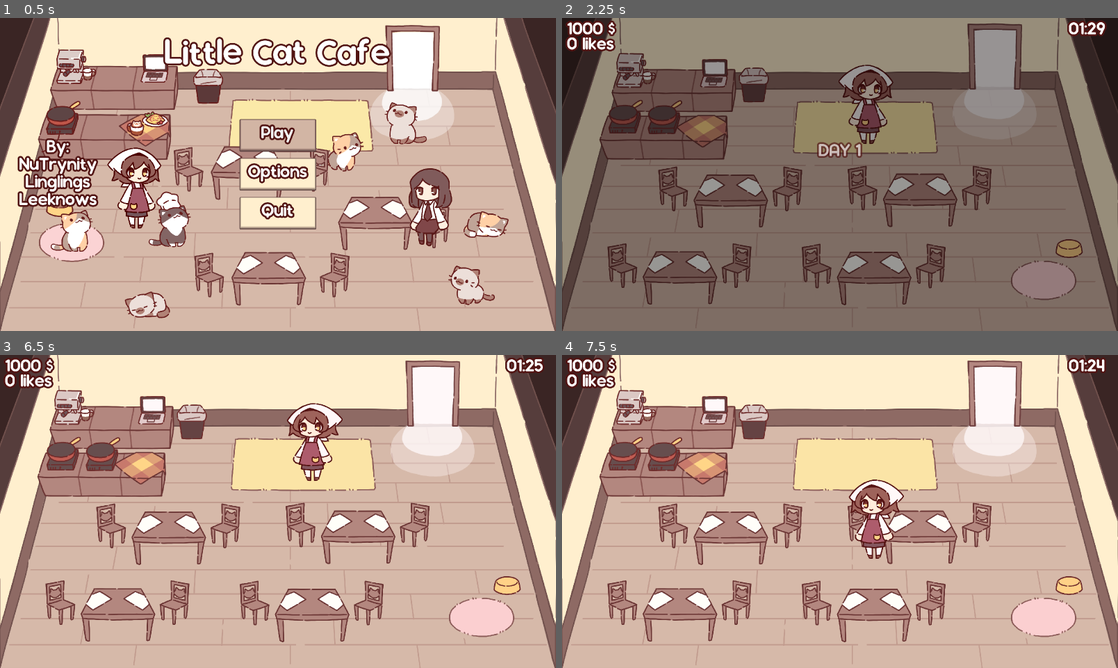
Above: before the commit, frames 1-4 (two rows, left to right).
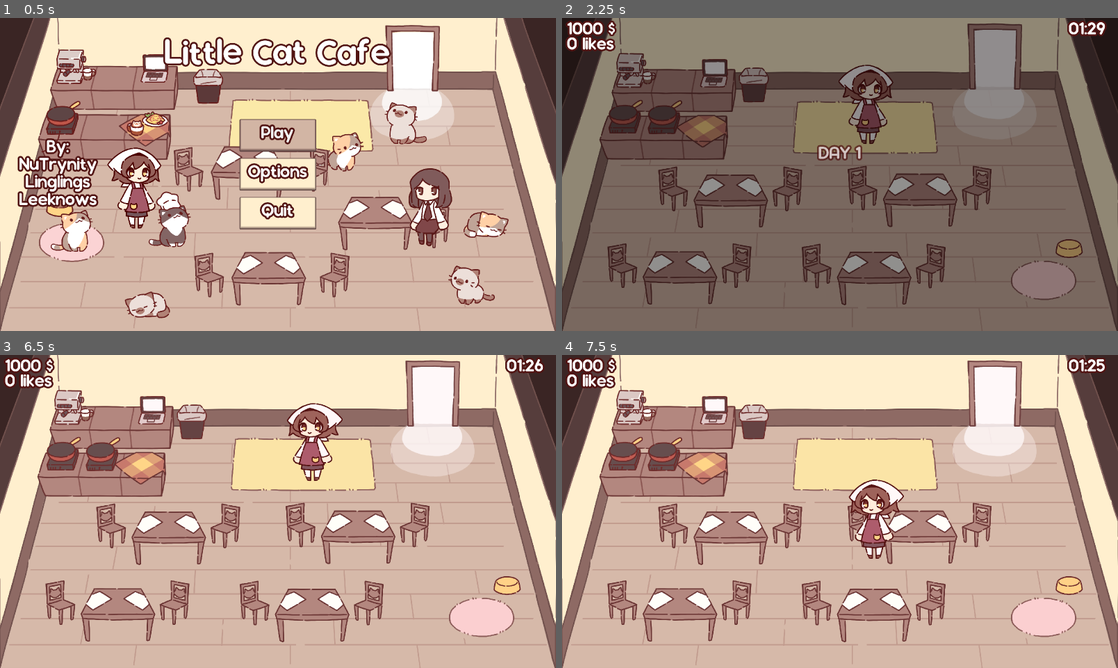
Above: after the commit, the same moments.

Repository: NuTrynity/Little-Cat-Cafe
Game: Godot game, scene res://Nodes/UI/main_menu.tscn
Two runs of this game, one before a commit and one after it. Both use one fixed random seed, a clock stepped at 60 frames per second and the inputs below.
Inputs (mouse positions are in pixels of both pictures, inside the frame that each line leads up to):
- Up to frame 1 (0.5 s): no input
- Up to frame 2 (2.25 s): click "Play" at 0.5 s; move the mouse to (962, 158) at 1.27 s; hold Right (move_right) 1.28-2 s; hold E (interact) 1.28-2 s; click (962, 158) at 1.42 s; drag from (728, 190) to (995, 89) at 2.02 s
- Up to frame 3 (6.5 s): move the mouse to (333, 442) at 2.77 s; hold Right (move_right) 2.78-3.5 s; hold E (interact) 2.78-3.5 s; drag from (250, 574) to (150, 426) at 3.52 s; move the mouse to (444, 558) at 4.27 s; hold A (move_left) 4.28-5 s; hold E (interact) 4.28-5 s; tap Escape (ui_cancel) at 4.9 s; drag from (111, 464) to (411, 549) at 5.02 s; click "Resume Game" at 5.75 s
- Up to frame 4 (7.5 s): move the mouse to (867, 511) at 6.52 s; hold S (move_down) 6.53-7.25 s; hold E (interact) 6.53-7.25 s; click (867, 511) at 6.67 s; drag from (756, 433) to (662, 477) at 7.27 s

Frame 1 is identical in both runs. In frame 2, 0.3% of the frame differs, in the area x 1-94%, y 1-46%; in frame 3, less than 0.1%; in frame 4, less than 0.1%.

Commit message:
added loading screen and multipliers for meals

Diff:
--- /dev/null
+++ b/Nodes/UI/loading_screen.tscn
@@ -0,0 +1,149 @@
+[gd_scene load_steps=8 format=3 uid="uid://doal8042ive20"]
+
+[ext_resource type="Script" path="res://Scripts/UIScripts/loading_screen.gd" id="1_tu4ba"]
+[ext_resource type="Theme" uid="uid://cre74qu5ppyhh" path="res://Assets/Theme/main_menu.tres" id="2_pdij5"]
+[ext_resource type="Texture2D" uid="uid://b5d7vfnc4n0oc" path="res://game_icon.png" id="3_ypv28"]
+
+[sub_resource type="StyleBoxFlat" id="StyleBoxFlat_abvd0"]
+bg_color = Color(0.360784, 1, 0.396078, 1)
+
+[sub_resource type="Animation" id="Animation_85oe6"]
+resource_name = "loading"
+loop_mode = 1
+tracks/0/type = "value"
+tracks/0/imported = false
+tracks/0/enabled = true
+tracks/0/path = NodePath("Cat:size")
+tracks/0/interp = 1
+tracks/0/loop_wrap = true
+tracks/0/keys = {
+"times": PackedFloat32Array(0),
+"transitions": PackedFloat32Array(1),
+"update": 0,
+"values": [Vector2(229, 155)]
+}
+tracks/1/type = "value"
+tracks/1/imported = false
+tracks/1/enabled = true
+tracks/1/path = NodePath("Cat:rotation")
+tracks/1/interp = 0
+tracks/1/loop_wrap = true
+tracks/1/keys = {
+"times": PackedFloat32Array(0, 0.5, 1),
+"transitions": PackedFloat32Array(1, 1, 1),
+"update": 0,
+"values": [-0.174533, 0.174533, -0.174533]
+}
+tracks/2/type = "value"
+tracks/2/imported = false
+tracks/2/enabled = true
+tracks/2/path = NodePath("Cat:position")
+tracks/2/interp = 1
+tracks/2/loop_wrap = true
+tracks/2/keys = {
+"times": PackedFloat32Array(0),
+"transitions": PackedFloat32Array(1),
+"update": 0,
+"values": [Vector2(2291, 1176)]
+}
+
+[sub_resource type="Animation" id="Animation_81n6n"]
+length = 0.001
+tracks/0/type = "value"
+tracks/0/imported = false
+tracks/0/enabled = true
+tracks/0/path = NodePath("Cat:size")
+tracks/0/interp = 1
+tracks/0/loop_wrap = true
+tracks/0/keys = {
+"times": PackedFloat32Array(0),
+"transitions": PackedFloat32Array(1),
+"update": 0,
+"values": [Vector2(229, 155)]
+}
+tracks/1/type = "value"
+tracks/1/imported = false
+tracks/1/enabled = true
+tracks/1/path = NodePath("Cat:rotation")
+tracks/1/interp = 1
+tracks/1/loop_wrap = true
+tracks/1/keys = {
+"times": PackedFloat32Array(0),
+"transitions": PackedFloat32Array(1),
+"update": 0,
+"values": [0.0]
+}
+tracks/2/type = "value"
+tracks/2/imported = false
+tracks/2/enabled = true
+tracks/2/path = NodePath("Cat:position")
+tracks/2/interp = 1
+tracks/2/loop_wrap = true
+tracks/2/keys = {
+"times": PackedFloat32Array(0),
+"transitions": PackedFloat32Array(1),
+"update": 0,
+"values": [Vector2(2291, 1176)]
+}
+
+[sub_resource type="AnimationLibrary" id="AnimationLibrary_oby3k"]
+_data = {
+"RESET": SubResource("Animation_81n6n"),
+"loading": SubResource("Animation_85oe6")
+}
+
+[node name="LoadingScreen" type="Control"]
+layout_mode = 3
+anchors_preset = 15
+anchor_right = 1.0
+anchor_bottom = 1.0
+grow_horizontal = 2
+grow_vertical = 2
+script = ExtResource("1_tu4ba")
+
+[node name="Background" type="ColorRect" parent="."]
+layout_mode = 1
+anchors_preset = 15
+anchor_right = 1.0
+anchor_bottom = 1.0
+grow_horizontal = 2
+grow_vertical = 2
+color = Color(0, 0, 0, 1)
+
+[node name="ProgressBar" type="ProgressBar" parent="."]
+layout_mode = 1
+anchors_preset = 12
+anchor_top = 1.0
+anchor_right = 1.0
+anchor_bottom = 1.0
+offset_top = -69.0
+grow_horizontal = 2
+grow_vertical = 0
+pivot_offset = Vector2(2799, 371)
+theme = ExtResource("2_pdij5")
+theme_override_colors/font_outline_color = Color(0.317647, 0.0784314, 0.0745098, 1)
+theme_override_constants/outline_size = 32
+theme_override_styles/fill = SubResource("StyleBoxFlat_abvd0")
+value = 50.0
+
+[node name="Cat" type="TextureRect" parent="."]
+layout_mode = 1
+anchors_preset = 3
+anchor_left = 1.0
+anchor_top = 1.0
+anchor_right = 1.0
+anchor_bottom = 1.0
+offset_left = -269.0
+offset_top = -264.0
+offset_right = -40.0
+offset_bottom = -109.0
+grow_horizontal = 0
+grow_vertical = 0
+pivot_offset = Vector2(114, 77)
+texture = ExtResource("3_ypv28")
+
+[node name="AnimationPlayer" type="AnimationPlayer" parent="."]
+libraries = {
+"": SubResource("AnimationLibrary_oby3k")
+}
+autoplay = "loading"
--- a/Scripts/CharacterScripts/NPC.gd
+++ b/Scripts/CharacterScripts/NPC.gd
@@ -19,7 +19,6 @@
 @onready var aiMvt := $AiMovement as NpcAiMovement
 @onready var meal_price_label = preload("res://Nodes/UI/meal_price_on_buy.tscn")
 
-var multiplier : int
 var meal_i_want : int
 var can_be_interacted : bool = false
 var is_leaving : bool = false
@@ -183,19 +182,15 @@
 
 func spawn_label():
 	var price_label = meal_price_label.instantiate()
-	price_label.price = str(GlobalScript.meal_types[meal_i_want]["price"] * multiplier)
+	price_label.price = str(GlobalScript.meal_types[meal_i_want]["price"] * multiply_meal_price())
 	price_label.position = global_position
 	price_label.position.y -= 360 #just on her head
 	price_label.position.x -= price_label.size.x / 2
 	get_parent().add_child(price_label)
 
 func multiply_meal_price():
-	if patience_bar.value >= 75:
-		multiplier = 4
-	elif patience_bar.value >= 50:
-		multiplier = 2
-	else:
-		multiplier = 1
+	var multipier : float = (patience * 1.1) / 100
+	return multipier
 
 func grab_meal(meal):
 	var sit_area = aiMvt.target as SitArea
@@ -217,10 +212,9 @@
 	eat_timer.start()
 	interact_area.monitoring = false
 
-	multiply_meal_price()
 	spawn_label()
 	GlobalScript.inventory[meal_i_want]["count"] -= 1
-	GlobalScript.cash_on_hand += GlobalScript.meal_types[meal_i_want]["price"] * multiplier
+	GlobalScript.cash_on_hand += GlobalScript.meal_types[meal_i_want]["price"] * multiply_meal_price()
 	player_resources.adjust_rating(player_resources.rating_increase_amt, patience_bar)
 
 '''
--- a/Scripts/ObjectScripts/door.gd
+++ b/Scripts/ObjectScripts/door.gd
@@ -28,7 +28,6 @@
 	if min_time >= 1:
 		min_time -= 0.1
 		max_time -= 0.1
-		print("min_time: ", min_time, "max_time", max_time)
 	else:
 		difficulty_timer.stop()
 
@@ -40,7 +39,7 @@
 
 	add_child(difficulty_timer)
 	difficulty_timer.one_shot = false
-	difficulty_timer.wait_time = 5
+	difficulty_timer.wait_time = 3
 	difficulty_timer.connect("timeout", decreases_randomizer)
 	difficulty_timer.start()
 
--- /dev/null
+++ b/Scripts/UIScripts/loading_screen.gd
@@ -0,0 +1,16 @@
+extends Control
+
+var progress = []
+var scene_name
+var scene_load_status = 0
+
+func _ready():
+	scene_name = "res://scene_0.tscn"
+	ResourceLoader.load_threaded_request(scene_name)
+
+func _process(delta):
+	scene_load_status = ResourceLoader.load_threaded_get_status(scene_name, progress)
+	$ProgressBar.value = floor(progress[0] * 100)
+	if scene_load_status == ResourceLoader.THREAD_LOAD_LOADED:
+		var new_scene = ResourceLoader.load_threaded_get(scene_name)
+		get_tree().change_scene_to_packed(new_scene)
--- a/Scripts/UIScripts/main_menu.gd
+++ b/Scripts/UIScripts/main_menu.gd
@@ -16,7 +16,8 @@
 	$CenterContainer/Buttons.show()
 
 func _on_play_pressed():
-	get_tree().change_scene_to_file("res://scene_0.tscn")
+	var loading_screen = load("res://Nodes/UI/loading_screen.tscn")
+	get_tree().change_scene_to_packed(loading_screen)
 	AudioManager.play_sound(click)
 
 func _on_options_pressed():
--- a/Scripts/UIScripts/pause_menu.gd
+++ b/Scripts/UIScripts/pause_menu.gd
@@ -42,7 +42,6 @@
 
 func _on_yes_pressed():
 	get_tree().change_scene_to_file("res://Nodes/UI/main_menu.tscn")
-	get_tree().paused = false
 	AudioManager.play_sound(click)
 
 func _on_no_pressed():
Not shown: 5 places in Assets/Theme/main_menu.tres that only renumber resources
